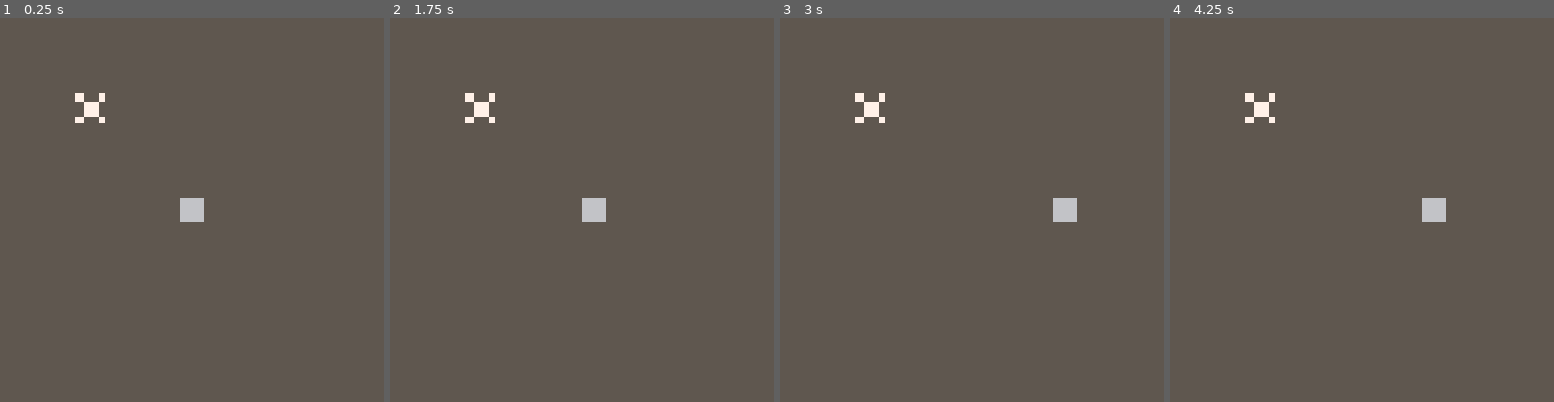
Above: before the commit, frames 1-4 (left to right).
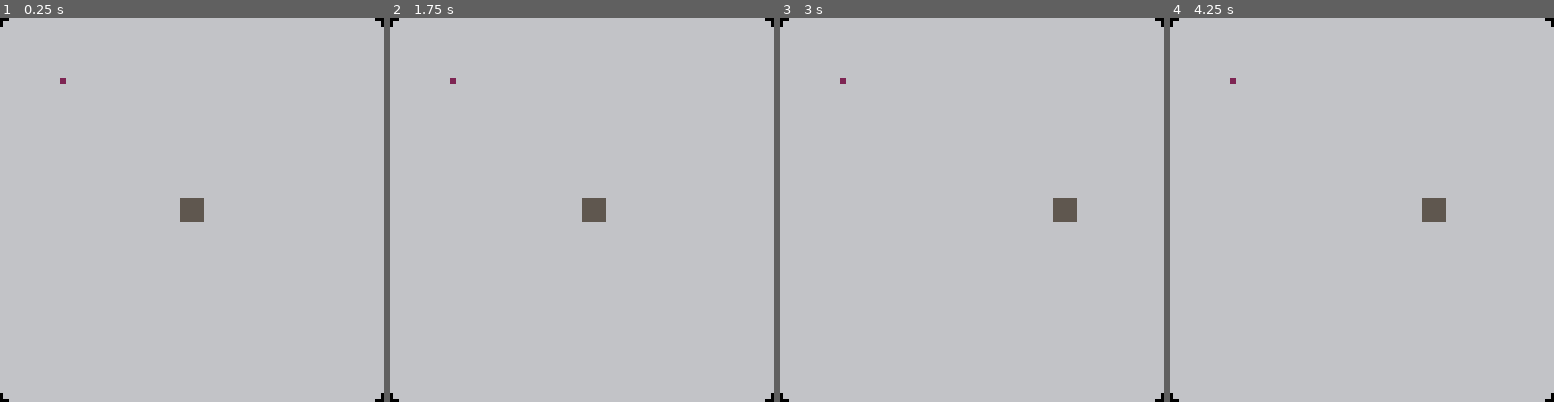
Above: after the commit, the same moments.

Repository: emilykrohn/Pico8-Tetris
Game: PICO-8 cartridge main.p8
Two runs of this game, one before a commit and one after it. Both use one fixed random seed, a clock stepped at 60 frames per second and the inputs below.
Inputs:
- Up to frame 1 (0.25 s): no input
- Up to frame 2 (1.75 s): hold Right from 1.6 s (still down)
- Up to frame 3 (3 s): release Right at 2.1 s; hold Right from 2.47 s (still down)
- Up to frame 4 (4.25 s): release Right at 3.03 s; hold Left 3.08-3.58 s; hold Right from 4.02 s (still down)

The runs differ from the first frame. In frame 1, 100% of the frame differs, in the area x 0-100%, y 0-100%; in frame 2, 100%; in frame 3, 100%; in frame 4, 100%.

Commit message:
Create background and learned how sspr function works

Diff:
--- a/main.p8
+++ b/main.p8
@@ -16,19 +16,19 @@
 
 function _draw()
 	cls()
-	map(0, 0, 0, 0, 16, 16)
-	sspr(0, 0, 8, 8, 20, 20, 20, 20)
-	spr(1, position, 60)
+	rrectfill(0, 0, 128, 128, 3)
+	spr(2, position, 60)
+	sspr(0, 0, 8, 8, 20, 20, 2, 2)
 end
 __gfx__
-00000000666666665555555511111111000000000000000000000000000000000000000000000000000000000000000000000000000000000000000000000000
-00000000666666665555555511111111000000000000000000000000000000000000000000000000000000000000000000000000000000000000000000000000
-00700700666666665555555511111111000000000000000000000000000000000000000000000000000000000000000000000000000000000000000000000000
-00077000666666665555555511111111000000000000000000000000000000000000000000000000000000000000000000000000000000000000000000000000
-00077000666666665555555511111111000000000000000000000000000000000000000000000000000000000000000000000000000000000000000000000000
-00700700666666665555555511111111000000000000000000000000000000000000000000000000000000000000000000000000000000000000000000000000
-00000000666666665555555511111111000000000000000000000000000000000000000000000000000000000000000000000000000000000000000000000000
-00000000666666665555555511111111000000000000000000000000000000000000000000000000000000000000000000000000000000000000000000000000
+22222222666666665555555511111111000000000000000000000000000000000000000000000000000000000000000000000000000000000000000000000000
+22222222666666665555555511111111000000000000000000000000000000000000000000000000000000000000000000000000000000000000000000000000
+22222222666666665555555511111111000000000000000000000000000000000000000000000000000000000000000000000000000000000000000000000000
+22222222666666665555555511111111000000000000000000000000000000000000000000000000000000000000000000000000000000000000000000000000
+22222222666666665555555511111111000000000000000000000000000000000000000000000000000000000000000000000000000000000000000000000000
+22222222666666665555555511111111000000000000000000000000000000000000000000000000000000000000000000000000000000000000000000000000
+22222222666666665555555511111111000000000000000000000000000000000000000000000000000000000000000000000000000000000000000000000000
+22222222666666665555555511111111000000000000000000000000000000000000000000000000000000000000000000000000000000000000000000000000
 __map__
 0202020202020202020202020202020200000000000000000000000000000000000000000000000000000000000000000000000000000000000000000000000000000000000000000000000000000000000000000000000000000000000000000000000000000000000000000000000000000000000000000000000000000000
 0202020202020202020202020202020200000000000000000000000000000000000000000000000000000000000000000000000000000000000000000000000000000000000000000000000000000000000000000000000000000000000000000000000000000000000000000000000000000000000000000000000000000000
